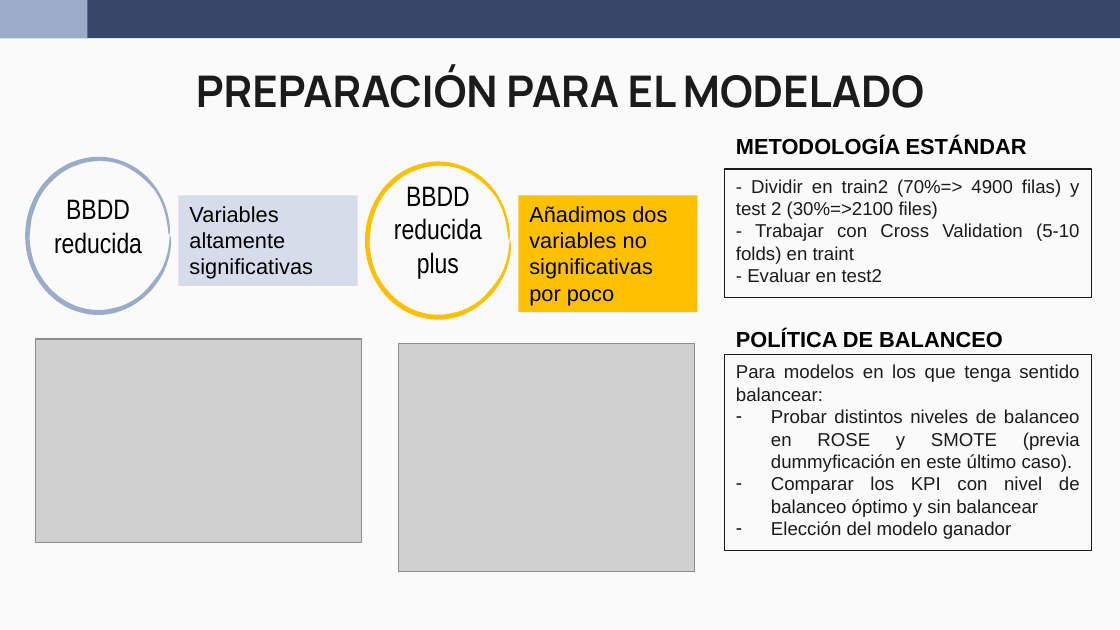
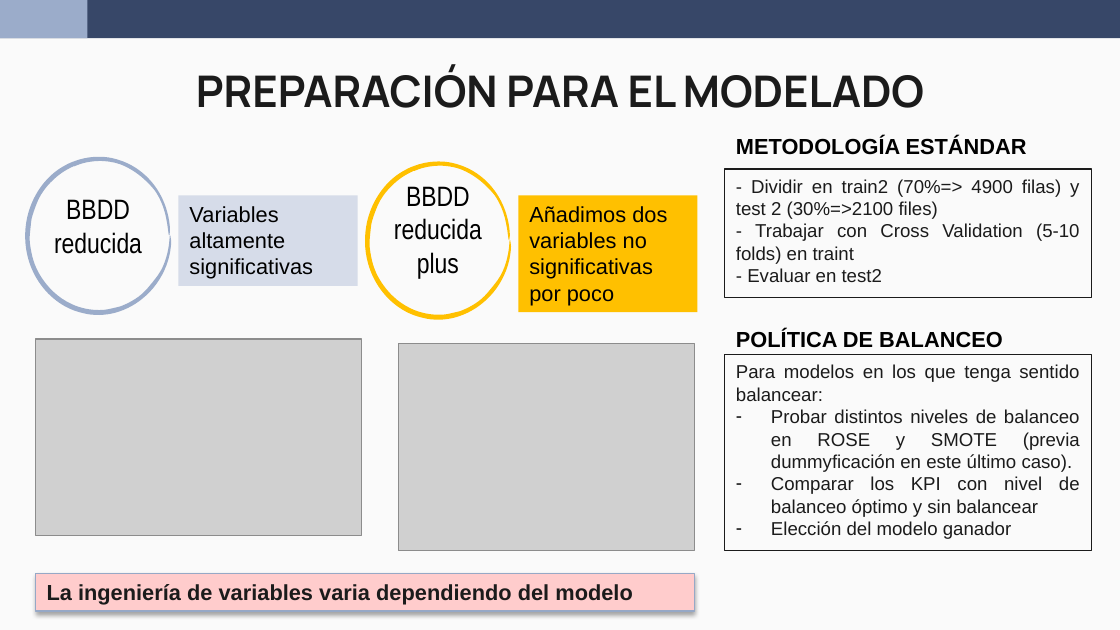
Before and after one commit to wen2111/Mineria, a slide deck: slide 4 of Entrega_2/00.REPORTE/Reporte_Grupo5_new.pptx (slide 5 before the commit). Drawn at 1120x630 pixels with LibreOffice and Linux fonts; fonts in the diff are those of the drawing; grey boxes stand for pictures. Boxes give left, top, right and bottom in pixels: in the first picture for what was removed or moved away, otherwise in the second. Text is boxed around its words. In the diff, an @@ line names an element or a change of style, - is before the commit and + after.

```diff
--- a/Entrega_2/00.REPORTE/Reporte_Grupo5_new.pptx
+++ b/Entrega_2/00.REPORTE/Reporte_Grupo5_new.pptx
@@ picture: place and size @@
-picture at <box>36,339,362,543</box>
+picture at <box>36,339,362,535</box>
@@ picture: place and size @@
-picture at <box>399,344,694,572</box>
+picture at <box>399,344,694,551</box>
@@ rectangle added at <box>36,573,694,612</box>, fill #FFCCCC, outline #96A8C7 0.75 pt, 14 pt, text #1B1B1B, bold @@
+La ingeniería de variables varia dependiendo del modelo
```
Also in this commit, not shown: 1 other slide changed, 1 slide added, 2 slides removed.
